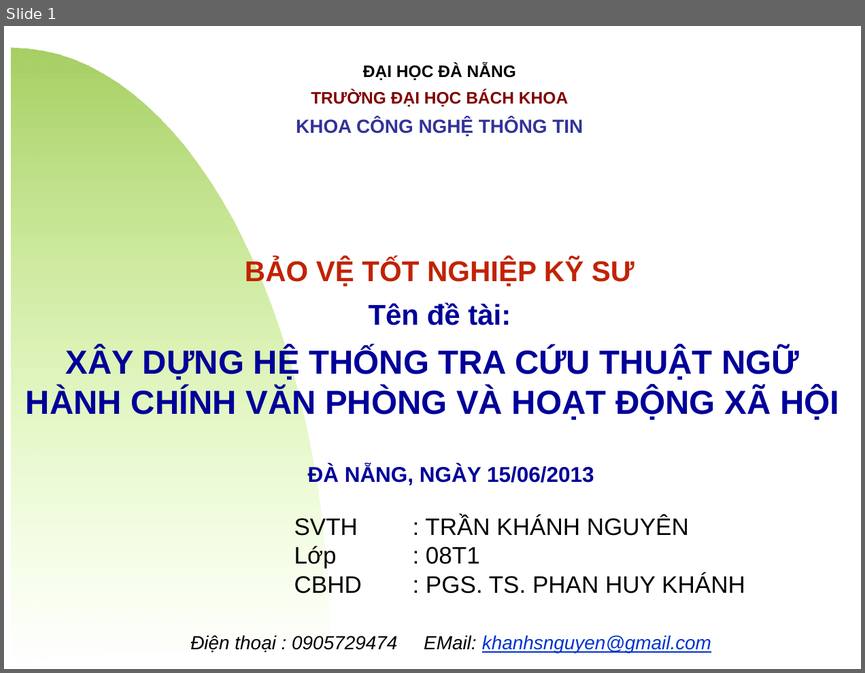
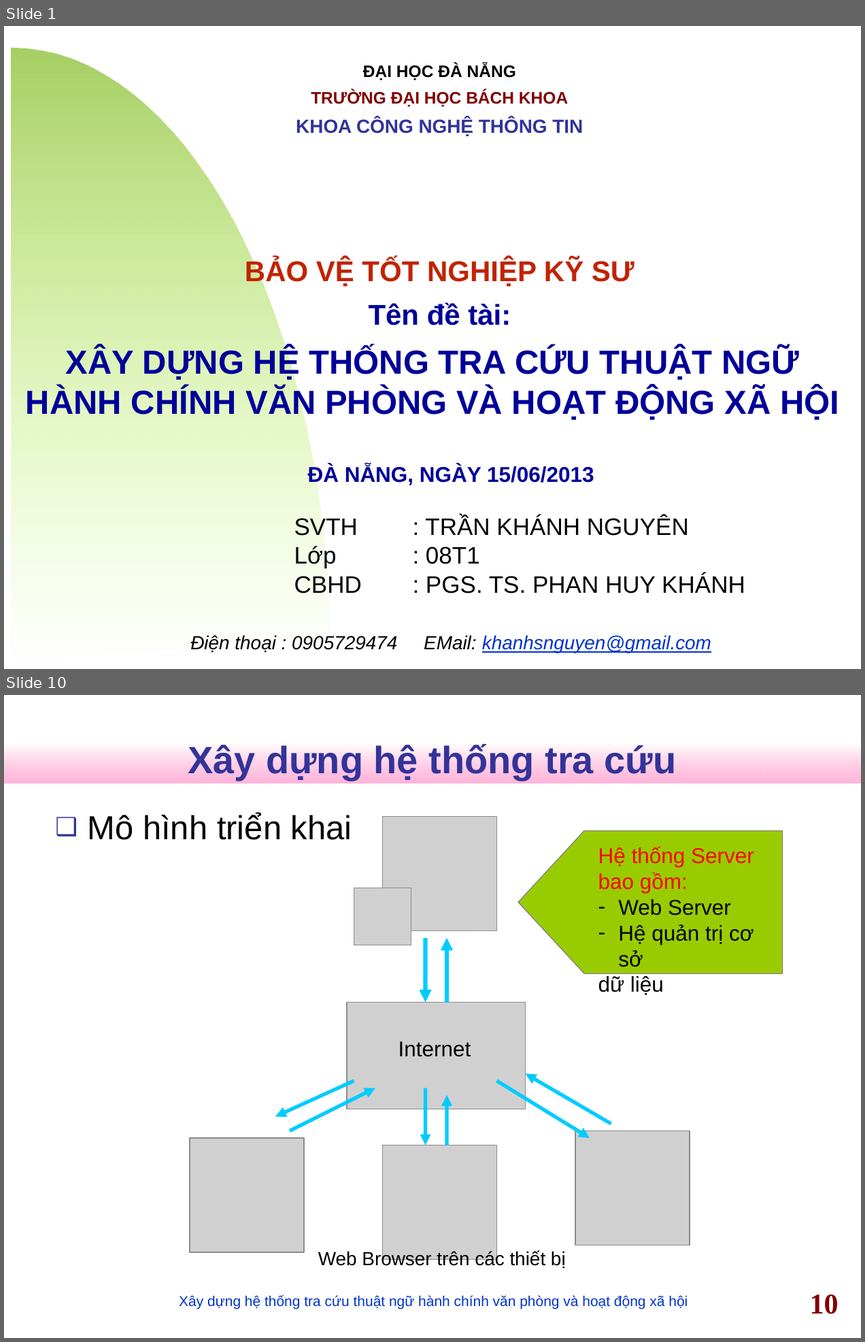
Before and after one commit to nguyentk90/tra-cuu-thuat-ngu-hanh-chinh, a slide deck: Documents/slideN2013.ppt. Shown one above the other, each under a label of ours: slide 1 before the commit, slides 1 and 10 after it; the slides between them are not shown. The pictures are 865x673 and 865x1342 pixels, drawn with LibreOffice and Linux fonts; fonts in the diff are those of the drawing; grey boxes stand for pictures; background and template pictures are left out. Boxes give left, top, right and bottom in pixels: in the first picture for what was removed or moved away, otherwise in the second. Text is boxed around its words. In the diff, an @@ line names an element or a change of style, - is before the commit and + after.

```diff
--- a/Documents/slideN2013.ppt
+++ b/Documents/slideN2013.ppt
@@ slide 10 added at (4,695,861,1338), background #FFFFFF @@
@@ rectangle added at (4,743,861,783), fill gradient #FFFFFF to #FF99CC @@
@@ title added at (188,743,677,781), 32 pt, text #333399, bold @@
+Xây dựng hệ thống tra cứu
@@ text added at (88,813,352,840), 28 pt, text #000000 @@
+❑ Mô hình triển khai
@@ picture added at (383,817,496,930) @@
@@ freeform shape added at (518,830,782,974), fill #99CC00, outline #808080 0.74 pt @@
@@ text added at (598,846,754,995), 18 pt, text #000000 @@
+Hệ thống Server
+bao gồm:
+– Web Server
+– Hệ quản trị cơ sở
+dữ liệu
@@ picture added at (354,888,411,945) @@
@@ arrow added from (426, 938) to (426, 1002), #00CCFF 3.49 pt @@
@@ arrow added from (447, 1002) to (447, 938), #00CCFF 3.49 pt @@
@@ picture added at (347,1002,525,1109) @@
@@ text added at (398,1041,471,1057), 18 pt, text #000000 @@
+Internet
@@ arrow added from (354, 1081) to (275, 1117), #00CCFF 3 pt @@
@@ arrow added from (496, 1081) to (589, 1138), #00CCFF 3 pt @@
@@ arrow added from (611, 1123) to (525, 1074), #00CCFF 3 pt @@
@@ arrow added from (290, 1130) to (375, 1087), #00CCFF 3 pt @@
@@ arrow added from (426, 1087) to (426, 1145), #00CCFF 3 pt @@
@@ arrow added from (447, 1145) to (447, 1095), #00CCFF 3 pt @@
@@ picture added at (190,1138,304,1252) @@
@@ picture added at (575,1130,689,1244) @@
@@ picture added at (383,1145,496,1259) @@
@@ text added at (318,1250,566,1268), 16 pt, text #000000 @@
+Web Browser trên các thiết bị
@@ text added at (179,1295,687,1308), 12 pt, text #0033CC @@
+Xây dựng hệ thống tra cứu thuật ngữ hành chính văn phòng và hoạt động xã hội
@@ page number added at (810,1294,838,1314), 24 pt, text #800000, bold @@
+10
```
Also in this commit, not shown: 15 slides changed, 1 other slide added, 3 slides removed, 1 other file.
